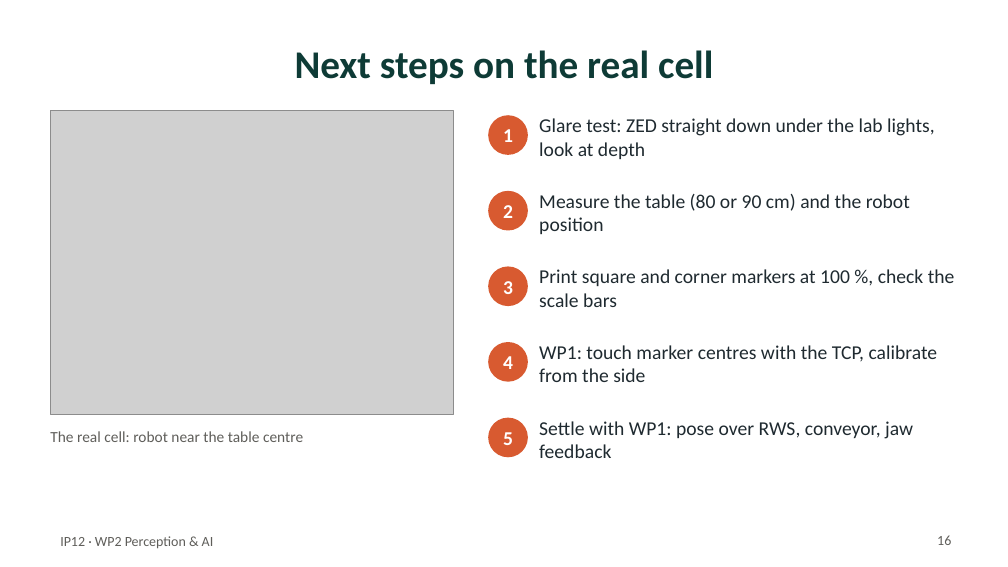
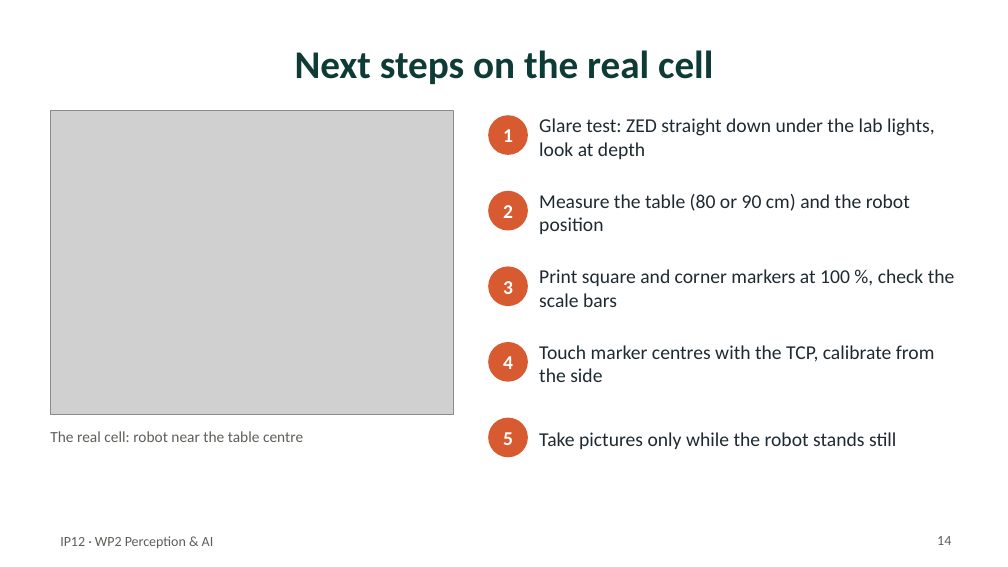
Before and after one commit to PhamAnhHoangg/IP12-ABB-IRB1100-Simulation, a slide deck: slide 14 of docs/IP12_WP2_perception_aruco.pptx (slide 16 before the commit). Drawn at 1008x567 pixels with LibreOffice and Linux fonts; fonts in the diff are those of the drawing; grey boxes stand for pictures. Boxes give left, top, right and bottom in pixels: in the first picture for what was removed or moved away, otherwise in the second. Text is boxed around its words. In the diff, an @@ line names an element or a change of style, - is before the commit and + after.

Commit message:
Slides: focus on the point cloud and ArUco work only

```diff
--- a/docs/IP12_WP2_perception_aruco.pptx
+++ b/docs/IP12_WP2_perception_aruco.pptx
@@ text at (539,345,935,382): text changed @@
-WP1: touch marker centres with the TCP, calibrate from the side
+Touch marker centres with the TCP, calibrate from the side
@@ text at (539,432,896,449): text changed @@
-Settle with WP1: pose over RWS, conveyor, jaw feedback
+Take pictures only while the robot stands still
@@ page number at (937,536,951,545): text changed @@
-16
+14
```
Also in this commit, not shown: 2 other slides changed, 2 slides removed.
